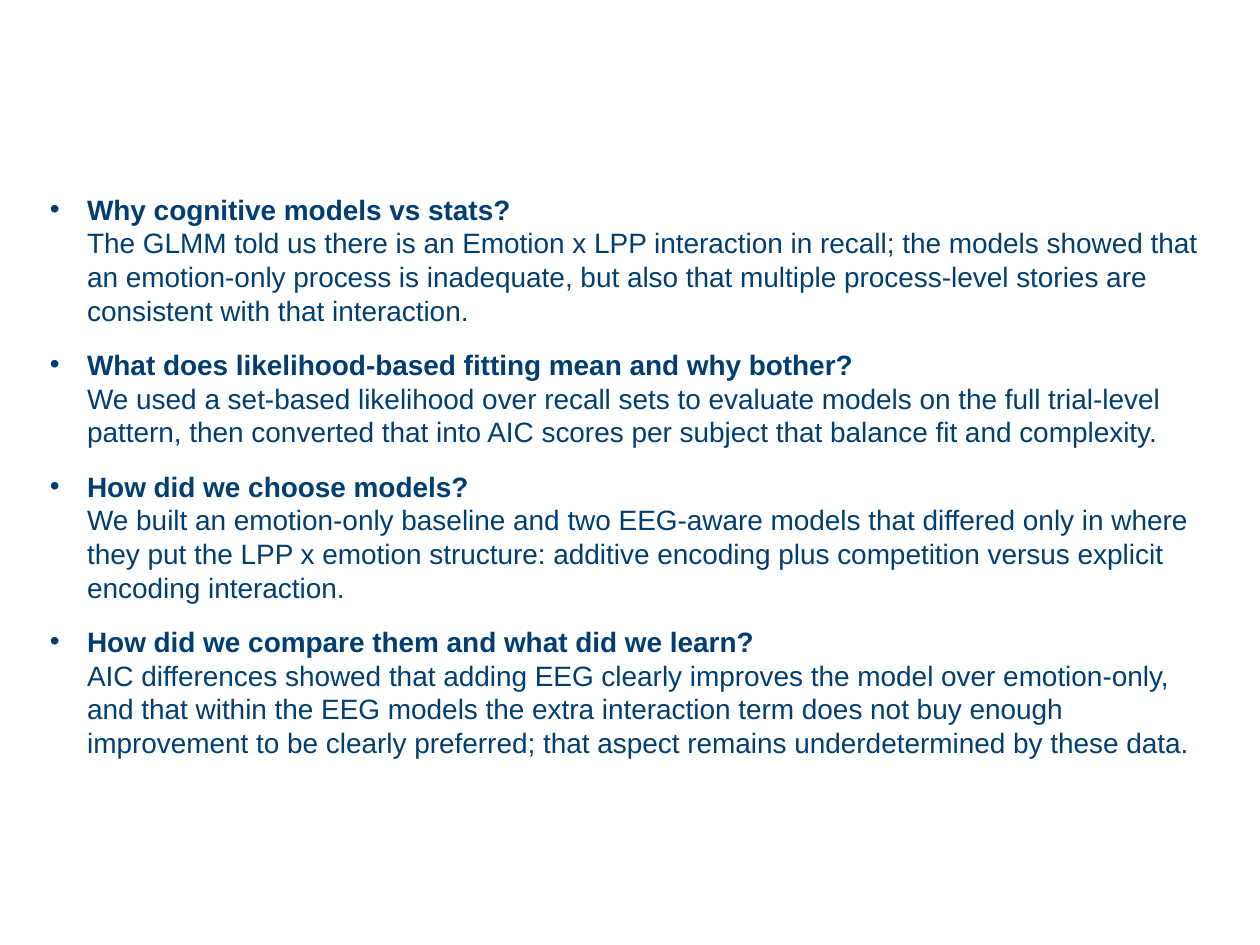
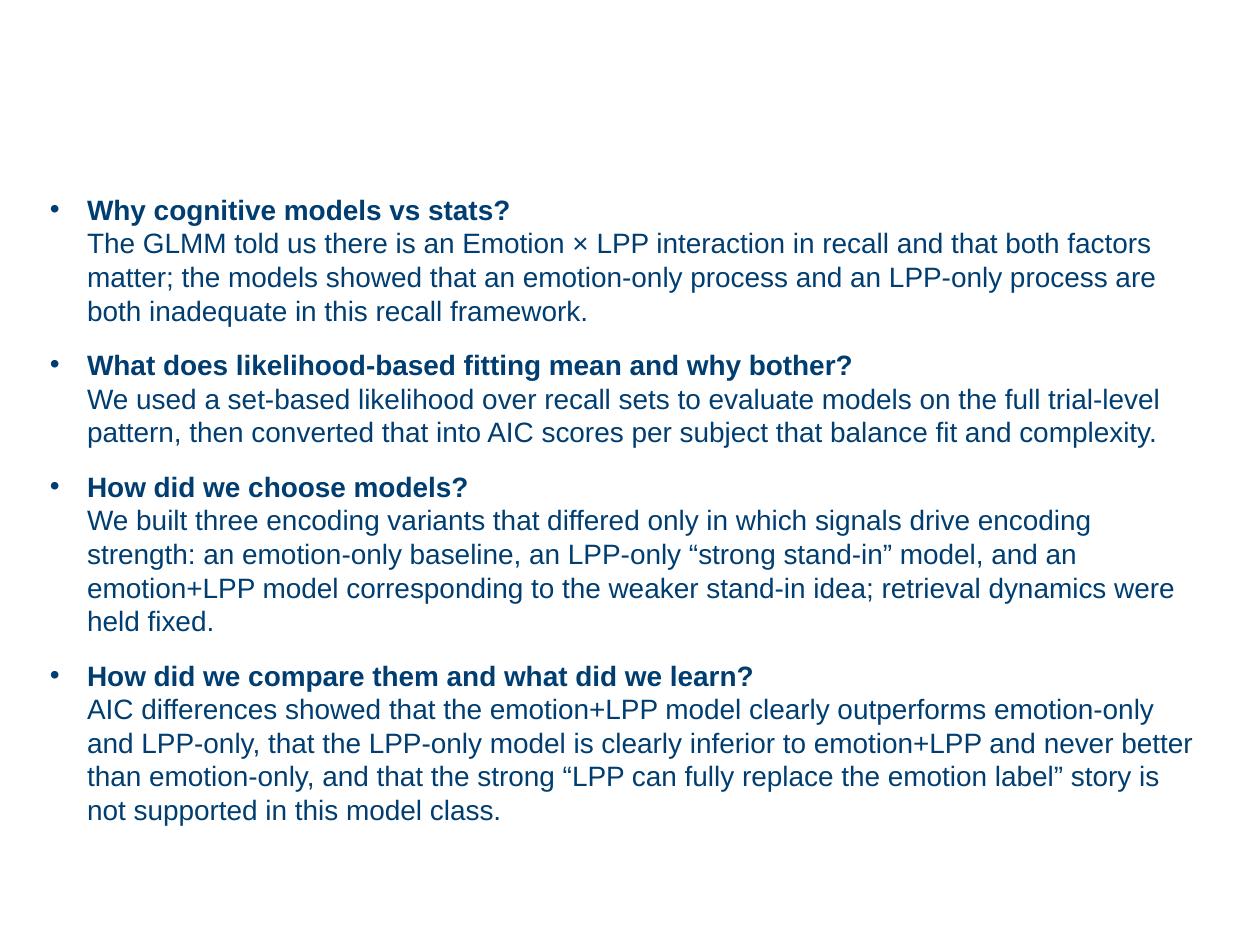
Before and after one commit to githubpsyche/jaxcmr, a slide deck: slide 22 of projects/TalmiEEG/slides.pptx (slide 19 before the commit). Drawn at 1260x945 pixels with LibreOffice and Linux fonts; fonts in the diff are those of the drawing; background and template pictures are left out. Boxes give left, top, right and bottom in pixels: in the first picture for what was removed or moved away, otherwise in the second. Text is boxed around its words. In the diff, an @@ line names an element or a change of style, - is before the commit and + after.

```diff
--- a/projects/TalmiEEG/slides.pptx
+++ b/projects/TalmiEEG/slides.pptx
@@ text at (87, 199, 1155, 326): text changed @@
-• Why cognitive models vs stats?
-  The GLMM told us there is an Emotion x LPP interaction in recall; the models showed that an emotion-only process is inadequate, but also that multiple process-level stories are consistent with that interaction.
+• Why cognitive models vs stats?
+  The GLMM told us there is an Emotion × LPP interaction in recall and that both factors matter; the models showed that an emotion-only process and an LPP-only process are both inadequate in this recall framework.
@@ text at (87, 476, 1192, 825): text changed @@
-• How did we choose models?
-  We built an emotion-only baseline and two EEG-aware models that differed only in where they put the LPP x emotion structure: additive encoding plus competition versus explicit encoding interaction.
-• How did we compare them and what did we learn?
-  AIC differences showed that adding EEG clearly improves the model over emotion-only, and that within the EEG models the extra interaction term does not buy enough improvement to be clearly preferred; that aspect remains underdetermined by these data.
+• How did we choose models?
+  We built three encoding variants that differed only in which signals drive encoding strength: an emotion-only baseline, an LPP-only “strong stand-in” model, and an emotion+LPP model corresponding to the weaker stand-in idea; retrieval dynamics were held fixed.
+• How did we compare them and what did we learn?
+  AIC differences showed that the emotion+LPP model clearly outperforms emotion-only and LPP-only, that the LPP-only model is clearly inferior to emotion+LPP and never better than emotion-only, and that the strong “LPP can fully replace the emotion label” story is not supported in this model class.
```
Also in this commit, not shown: 7 other slides changed, 5 slides added, 2 slides removed, 9 other files.
